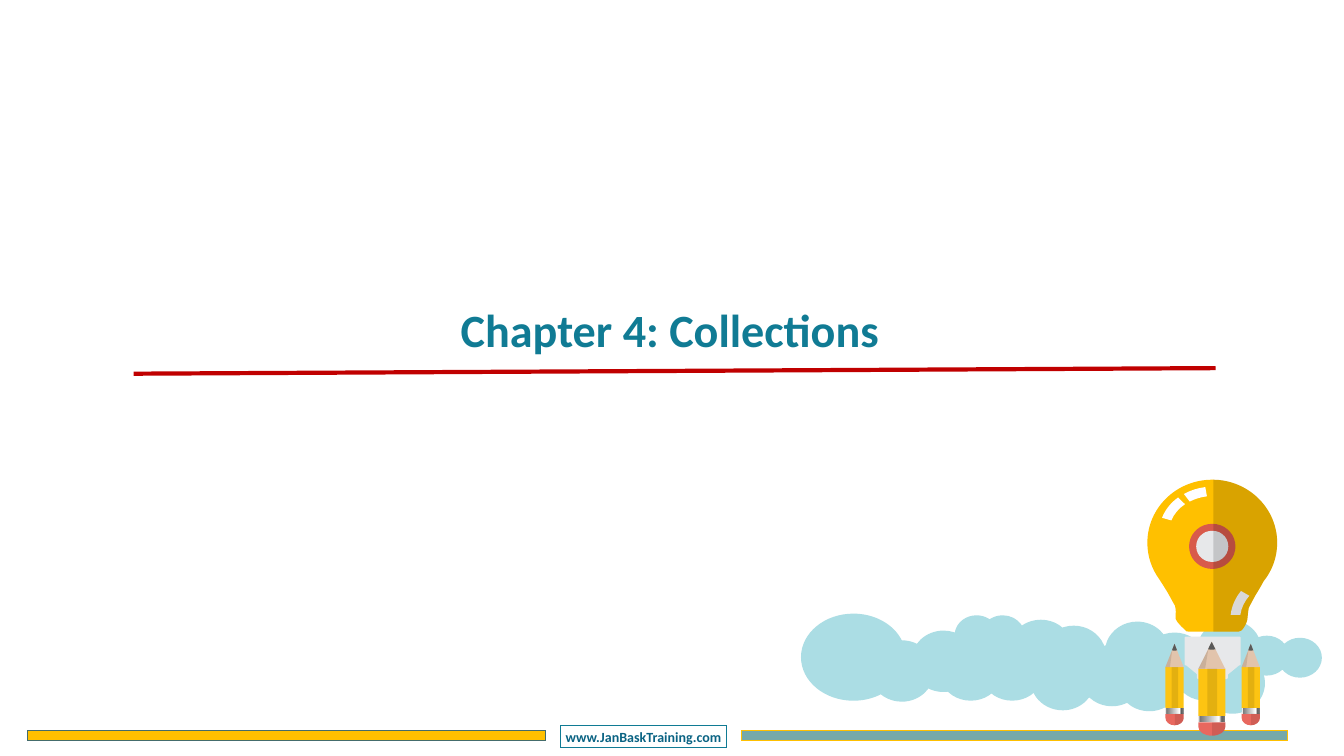
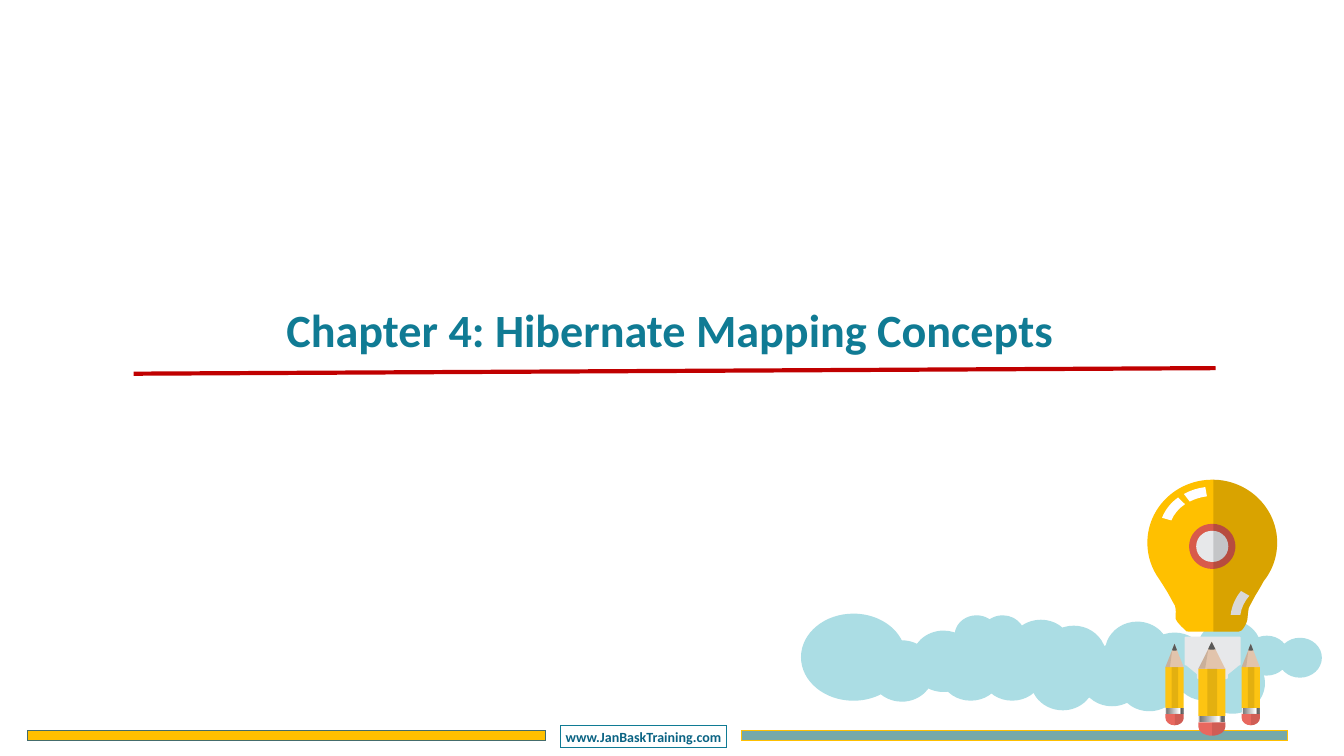
Before and after one commit to CompleteJavaTraining/J2EE, a slide deck: slide 1 of slides/HIBERNATE/HIBERNATE - Chapter4.pptx. Drawn at 1344x756 pixels with LibreOffice and Linux fonts; fonts in the diff are those of the drawing; background and template pictures are left out. Boxes give left, top, right and bottom in pixels: in the first picture for what was removed or moved away, otherwise in the second. Text is boxed around its words. In the diff, an @@ line names an element or a change of style, - is before the commit and + after.

Commit message:
finished chapter 4 for Hibernate

```diff
--- a/slides/HIBERNATE/HIBERNATE - Chapter4.pptx
+++ b/slides/HIBERNATE/HIBERNATE - Chapter4.pptx
@@ text at (286, 314, 1053, 355): text changed @@
-Chapter 4: Collections
+Chapter 4: Hibernate Mapping Concepts
```
Also in this commit, not shown: 4 other slides changed, 9 slides added, 15 slides removed, 2 other files.
